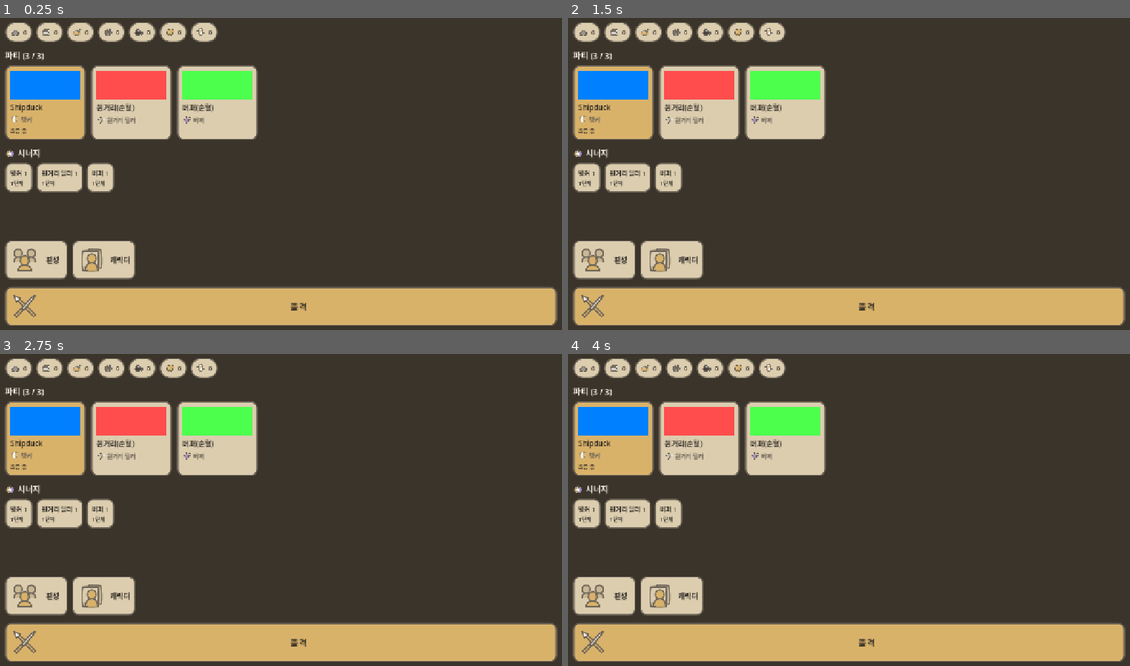
Above: before the commit, frames 1-4 (two rows, left to right).
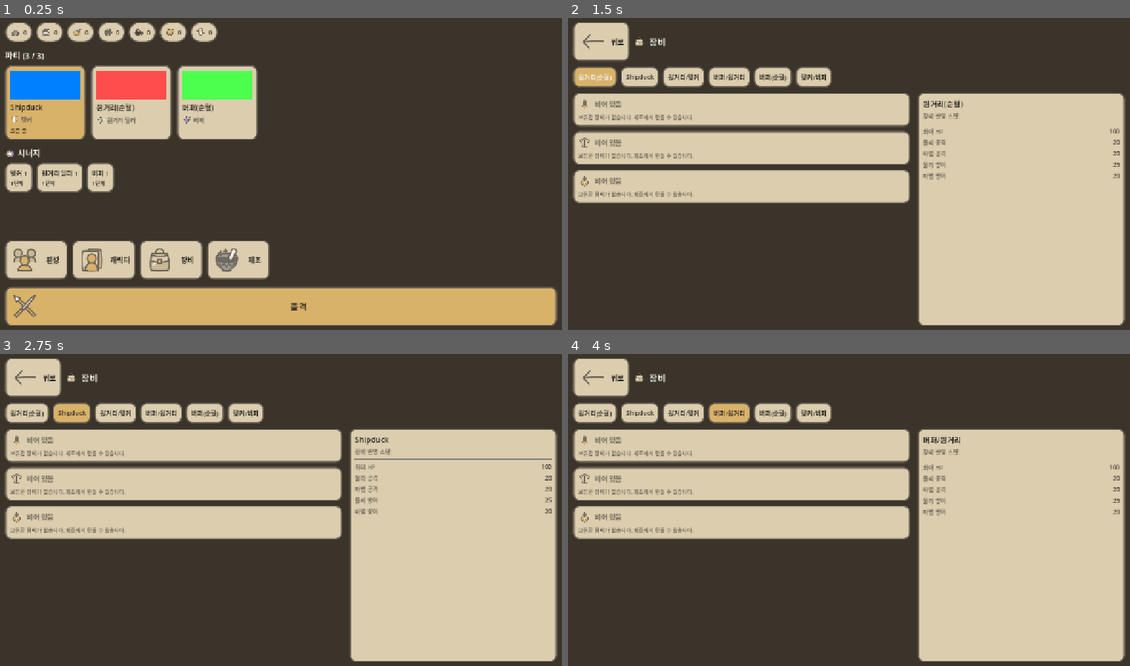
Above: after the commit, the same moments.

Repository: KADSA-OFFICIAL/Group-2
Game: Godot game, scene res://main.tscn
Two runs of this game, one before a commit and one after it. Both use one fixed random seed, a clock stepped at 60 frames per second and the inputs below. The engine's default icon, where the game draws it, is replaced by a stand-in: a white triangle on a blue panel in a dark square.
Inputs (mouse positions are in pixels of both pictures, inside the frame that each line leads up to):
- Up to frame 1 (0.25 s): no input
- Up to frame 2 (1.5 s): click (736, 261) at 0.5 s, where only the run after the commit has a clickable "장비"; click (596, 77) at 1.25 s, where only the run after the commit has a clickable "원거리(순혈)"
- Up to frame 3 (2.75 s): click (73, 413) at 2 s, where only the run after the commit has a clickable "Shipduck"
- Up to frame 4 (4 s): click (686, 413) at 2.75 s, where only the run after the commit has a clickable "원거리/탱커"; click (730, 413) at 3.5 s, where only the run after the commit has a clickable "버퍼/원거리"

The runs differ from the first frame. In frame 1, 2.7% of the frame differs, in the area x 24-48%, y 71-84%; in frame 2, 61%; in frame 3, 61%; in frame 4, 61%, in the area x 0-100%, y 1-99%.

Commit message:
feat(ui): 제조 화면 + 장비 화면 — 제작·착탈을 EquipmentSystem 에 위임
메인화면 메뉴에서 들어간다. 장비 .tres 가 저작되면서 두 화면 모두 실제로 동작한다.

제조 화면 (screens/craft):
- EquipmentDatabase 목록을 나열하고, 각 항목의 craft_cost 를 "보유/필요"로 보여준다.
  모자란 재료만 진하게 표시해 무엇이 부족한지 바로 보이게 했다.
- 제작 가능 여부는 EquipmentSystem.can_craft() 에 묻고, 제작은 craft() 에 시킨다.
  재화 비교와 차감을 화면에서 계산하지 않는다.
- 갱신은 EventBus.equipment_crafted 와 CurrencySystem.currency_changed 로만 한다.
  잔액이 바뀌면 제작 가능 여부도 바뀌므로 목록을 다시 그린다.

장비 화면 (screens/equipment):
- 캐릭터를 고르고 슬롯별로 보유 장비를 착용/해제한다.
- 슬롯 목록은 EquipmentData.Slot 이 출처이고, 착용 상태는 CharacterData.get_equipped()
  로 조회한다. 착탈은 EquipmentSystem.equip()/unequip() 에 위임한다.
- 우측 스텟은 PlayerStats 파생 getter 를 호출만 한다. 장비 보너스를 화면에서 더하지 않으므로
  착용/해제가 곧바로 수치에 반영된다.
- 제조에서 만들고 돌아오면 보유 목록이 달라지므로 equipment_crafted 를 구독한다.

메인화면 메뉴에 "장비"·"제조"를 추가했다. 설정은 화면이 없어 여전히 버튼을 만들지 않는다.

검증: Godot 4.6.3 헤드리스, 21개 체크 전부 통과.
메뉴 4종 노출(설정 없음), 재화 0일 때 제조 버튼 3/3 비활성, 재화 지급 시 즉시 활성화,
제조 시 보유 1·gold 차감·화면 '보유 1' 반영, 장비 화면에서 착용 시 물공 20 -> 26,
화면 스텟에 26 표시, 해제 시 20 원복, 메인 복귀 후 정지 유지.
검증 씬은 확인 후 삭제.

Co-Authored-By: Claude Opus 4.8 <noreply@anthropic.com>

Diff:
--- /dev/null
+++ b/screens/craft/CraftScreen.tscn
@@ -0,0 +1,12 @@
+[gd_scene load_steps=2 format=3]
+
+[ext_resource type="Script" path="res://screens/craft/craft_screen.gd" id="1_craft"]
+
+[node name="CraftScreen" type="Control"]
+layout_mode = 3
+anchors_preset = 15
+anchor_right = 1.0
+anchor_bottom = 1.0
+grow_horizontal = 2
+grow_vertical = 2
+script = ExtResource("1_craft")
--- /dev/null
+++ b/screens/craft/craft_screen.gd
@@ -0,0 +1,298 @@
+extends Control
+
+# 제조 화면 (메타 UI).
+#
+# 책임: 제작 가능한 장비를 나열하고, 제작을 EquipmentSystem 에 위임한다.
+#
+# 데이터 출처 (단일 출처 원칙 — 여기서 재정의하지 않는다):
+#   장비 정의   -> EquipmentDatabase (목록·이름·보너스·제작 비용)
+#   제작/보유   -> EquipmentSystem (can_craft / craft / get_owned_count)
+#   재화        -> CurrencySystem (잔액, 차감은 EquipmentSystem 이 한다)
+#   색          -> UITheme
+#
+# 제작 가능 여부와 재화 차감을 화면에서 계산하지 않는다.
+# can_craft() 로 묻고 craft() 로 시킬 뿐이다.
+#
+# 참고: data/equipment/README.md, SYSTEM_CONVENTIONS.md
+
+const CURRENCY_ICON_PATH := "res://assets/sprites/ui/icons/icon_%s.svg"
+const BACK_ICON := "res://assets/sprites/ui/icons/icon_back.svg"
+const CRAFT_ICON := "res://assets/sprites/ui/icons/icon_craft.svg"
+
+const SLOT_ICON_PATH := {
+	EquipmentData.Slot.WEAPON: "res://assets/sprites/ui/icons/icon_slot_weapon.svg",
+	EquipmentData.Slot.ARMOR: "res://assets/sprites/ui/icons/icon_slot_armor.svg",
+	EquipmentData.Slot.ACCESSORY: "res://assets/sprites/ui/icons/icon_slot_accessory.svg",
+}
+
+var _currency_labels: Dictionary = {}
+var _list_holder: VBoxContainer
+var _toast: Label
+
+
+func _ready() -> void:
+	_build()
+	_refresh_list()
+
+	CurrencySystem.currency_changed.connect(_on_currency_changed)
+	# 제작 성공은 EquipmentSystem 이 EventBus 로 알린다. 화면은 그 신호로만 갱신한다.
+	EventBus.equipment_crafted.connect(_on_equipment_crafted)
+
+
+# ===== 화면 구성 =====
+
+func _build() -> void:
+	add_child(UITheme.make_background())
+
+	var margin := MarginContainer.new()
+	margin.set_anchors_preset(Control.PRESET_FULL_RECT)
+	margin.add_theme_constant_override("margin_left", 24)
+	margin.add_theme_constant_override("margin_right", 24)
+	margin.add_theme_constant_override("margin_top", 20)
+	margin.add_theme_constant_override("margin_bottom", 20)
+	add_child(margin)
+
+	var root := VBoxContainer.new()
+	root.add_theme_constant_override("separation", 12)
+	margin.add_child(root)
+
+	root.add_child(_build_header())
+	root.add_child(_build_currency_bar())
+
+	var scroll := ScrollContainer.new()
+	scroll.size_flags_vertical = Control.SIZE_EXPAND_FILL
+	scroll.size_flags_horizontal = Control.SIZE_EXPAND_FILL
+	root.add_child(scroll)
+
+	_list_holder = VBoxContainer.new()
+	_list_holder.add_theme_constant_override("separation", 10)
+	_list_holder.size_flags_horizontal = Control.SIZE_EXPAND_FILL
+	scroll.add_child(_list_holder)
+
+	_toast = Label.new()
+	_toast.add_theme_font_size_override("font_size", 14)
+	_toast.add_theme_color_override("font_color", UITheme.INK_ON_DARK)
+	_toast.visible = false
+	root.add_child(_toast)
+
+
+func _build_header() -> Control:
+	var row := HBoxContainer.new()
+	row.add_theme_constant_override("separation", 10)
+
+	var back := Button.new()
+	back.text = " 뒤로"
+	back.icon = _texture(BACK_ICON)
+	back.custom_minimum_size = Vector2(0, 40)
+	back.add_theme_stylebox_override("normal", UITheme.panel_box())
+	back.add_theme_stylebox_override("hover", UITheme.panel_box())
+	back.add_theme_stylebox_override("pressed", UITheme.panel_box_deep())
+	back.add_theme_color_override("font_color", UITheme.INK)
+	back.pressed.connect(func(): ScreenManager.pop())
+	row.add_child(back)
+
+	var icon := _icon(CRAFT_ICON, 24)
+	if icon != null:
+		row.add_child(icon)
+
+	var title := Label.new()
+	title.text = "제조"
+	title.add_theme_font_size_override("font_size", 20)
+	title.add_theme_color_override("font_color", UITheme.INK_ON_DARK)
+	title.size_flags_horizontal = Control.SIZE_EXPAND_FILL
+	title.vertical_alignment = VERTICAL_ALIGNMENT_CENTER
+	row.add_child(title)
+	return row
+
+
+# 재화 표시줄. 어떤 재화를 보여줄지 고르지 않고 DEFAULT_CURRENCIES 를 그대로 순회한다.
+func _build_currency_bar() -> Control:
+	var bar := HBoxContainer.new()
+	bar.add_theme_constant_override("separation", 8)
+
+	for currency_type in CurrencySystem.DEFAULT_CURRENCIES:
+		bar.add_child(_make_currency_chip(String(currency_type)))
+
+	var tail := Control.new()
+	tail.size_flags_horizontal = Control.SIZE_EXPAND_FILL
+	bar.add_child(tail)
+	return bar
+
+
+func _make_currency_chip(currency_type: String) -> Control:
+	var chip := PanelContainer.new()
+	chip.add_theme_stylebox_override("panel", UITheme.pill_box())
+
+	var row := HBoxContainer.new()
+	row.add_theme_constant_override("separation", 5)
+	chip.add_child(row)
+
+	var icon := _icon(CURRENCY_ICON_PATH % currency_type, 20)
+	if icon != null:
+		row.add_child(icon)
+
+	var label := _text(str(CurrencySystem.get_balance(currency_type)), 14, UITheme.INK)
+	row.add_child(label)
+	_currency_labels[currency_type] = label
+	return chip
+
+
+# ===== 목록 =====
+
+func _refresh_list() -> void:
+	if not is_instance_valid(_list_holder):
+		return
+	_clear(_list_holder)
+
+	var ids := EquipmentDatabase.get_all_ids()
+	if ids.is_empty():
+		_list_holder.add_child(_text("제작할 수 있는 장비가 없습니다.", 14, UITheme.INK_ON_DARK))
+		return
+
+	for id in ids:
+		_list_holder.add_child(_make_recipe_card(id))
+
+
+func _make_recipe_card(id: StringName) -> Control:
+	var data: EquipmentData = EquipmentDatabase.get_equipment(id)
+	# 제작 가능 여부는 EquipmentSystem 이 판단한다(재화 비교를 여기서 하지 않는다).
+	var craftable := EquipmentSystem.can_craft(id)
+
+	var card := PanelContainer.new()
+	card.add_theme_stylebox_override("panel", UITheme.panel_box())
+	card.size_flags_horizontal = Control.SIZE_EXPAND_FILL
+
+	var row := HBoxContainer.new()
+	row.add_theme_constant_override("separation", 12)
+	card.add_child(row)
+
+	var slot_icon := _icon(SLOT_ICON_PATH.get(data.slot, ""), 40)
+	if slot_icon != null:
+		row.add_child(slot_icon)
+
+	var info := VBoxContainer.new()
+	info.add_theme_constant_override("separation", 3)
+	info.size_flags_horizontal = Control.SIZE_EXPAND_FILL
+	row.add_child(info)
+
+	var title_row := HBoxContainer.new()
+	title_row.add_theme_constant_override("separation", 8)
+	info.add_child(title_row)
+	title_row.add_child(_text(data.display_name, 16, UITheme.INK))
+	title_row.add_child(_text("(%s)" % data.get_slot_name(), 13, UITheme.INK_DIM))
+	title_row.add_child(_text("보유 %d" % EquipmentSystem.get_owned_count(id), 13, UITheme.INK_DIM))
+
+	info.add_child(_text(_bonus_text(data), 13, UITheme.INK_DIM))
+
+	# 비용: 보유/필요를 함께 보여주고, 모자란 재료만 눈에 띄게 한다.
+	var cost_row := HBoxContainer.new()
+	cost_row.add_theme_constant_override("separation", 8)
+	info.add_child(cost_row)
+	if data.craft_cost.is_empty():
+		cost_row.add_child(_text("재료 없음", 13, UITheme.INK_DIM))
+	else:
+		for currency_type in data.craft_cost:
+			cost_row.add_child(_make_cost_chip(String(currency_type), int(data.craft_cost[currency_type])))
+
+	var button := Button.new()
+	button.text = "제조"
+	button.custom_minimum_size = Vector2(96, 44)
+	button.add_theme_font_size_override("font_size", 15)
+	button.add_theme_color_override("font_color", UITheme.INK)
+	button.add_theme_stylebox_override("normal", UITheme.accent_box() if craftable else UITheme.panel_box_deep())
+	button.add_theme_stylebox_override("hover", UITheme.accent_box() if craftable else UITheme.panel_box_deep())
+	button.add_theme_stylebox_override("pressed", UITheme.panel_box_deep())
+	button.disabled = not craftable
+	button.pressed.connect(_on_craft_pressed.bind(id))
+	row.add_child(button)
+	return card
+
+
+func _make_cost_chip(currency_type: String, need: int) -> Control:
+	var have := CurrencySystem.get_balance(currency_type)
+	var enough := have >= need
+
+	var row := HBoxContainer.new()
+	row.add_theme_constant_override("separation", 4)
+
+	var icon := _icon(CURRENCY_ICON_PATH % currency_type, 18)
+	if icon != null:
+		row.add_child(icon)
+
+	# 모자란 재료는 진하게(INK) 두어 눈에 띄게 하고, 충족한 재료는 흐리게 둔다.
+	row.add_child(_text("%d/%d" % [have, need], 13, UITheme.INK_DIM if enough else UITheme.INK))
+	return row
+
+
+# ===== 조작 =====
+
+func _on_craft_pressed(id: StringName) -> void:
+	var data: EquipmentData = EquipmentDatabase.get_equipment(id)
+	# 재화 차감과 보유 추가는 EquipmentSystem 이 한다. 실패해도 화면이 상태를 바꾸지 않는다.
+	if EquipmentSystem.craft(id):
+		_show_toast("%s 제조 완료" % (data.display_name if data else String(id)))
+	else:
+		_show_toast("재료가 부족합니다")
+
+
+func _on_equipment_crafted(_id: StringName) -> void:
+	_refresh_list()
+
+
+func _on_currency_changed(currency_type: String, _amount: int, new_balance: int) -> void:
+	var label: Label = _currency_labels.get(currency_type)
+	if label != null and is_instance_valid(label):
+		label.text = str(new_balance)
+	# 잔액이 바뀌면 제작 가능 여부도 바뀌므로 목록을 다시 그린다.
+	_refresh_list()
+
+
+func _show_toast(message: String) -> void:
+	if not is_instance_valid(_toast):
+		return
+	_toast.text = message
+	_toast.visible = true
+
+
+# ===== 공용 조각 =====
+
+func _bonus_text(data: EquipmentData) -> String:
+	var parts: Array[String] = []
+	if data.physical_attack_bonus != 0: parts.append("물공 +%d" % data.physical_attack_bonus)
+	if data.magic_attack_bonus != 0: parts.append("마공 +%d" % data.magic_attack_bonus)
+	if data.physical_defense_bonus != 0: parts.append("물방 +%d" % data.physical_defense_bonus)
+	if data.magic_defense_bonus != 0: parts.append("마방 +%d" % data.magic_defense_bonus)
+	if data.hp_bonus != 0: parts.append("HP +%d" % data.hp_bonus)
+	return "  ".join(parts) if not parts.is_empty() else "보너스 없음"
+
+
+func _clear(node: Node) -> void:
+	for child in node.get_children():
+		node.remove_child(child)
+		child.queue_free()
+
+
+func _text(value: String, size: int, color: Color) -> Label:
+	var label := Label.new()
+	label.text = value
+	label.add_theme_font_size_override("font_size", size)
+	label.add_theme_color_override("font_color", color)
+	return label
+
+
+func _icon(path: String, size: int) -> TextureRect:
+	var texture := _texture(path)
+	if texture == null:
+		return null
+	var rect := TextureRect.new()
+	rect.texture = texture
+	rect.custom_minimum_size = Vector2(size, size)
+	rect.expand_mode = TextureRect.EXPAND_IGNORE_SIZE
+	rect.stretch_mode = TextureRect.STRETCH_KEEP_ASPECT_CENTERED
+	return rect
+
+
+func _texture(path: String) -> Texture2D:
+	if path.is_empty() or not ResourceLoader.exists(path):
+		return null
+	return load(path) as Texture2D
--- /dev/null
+++ b/screens/equipment/EquipmentScreen.tscn
@@ -0,0 +1,12 @@
+[gd_scene load_steps=2 format=3]
+
+[ext_resource type="Script" path="res://screens/equipment/equipment_screen.gd" id="1_equipment"]
+
+[node name="EquipmentScreen" type="Control"]
+layout_mode = 3
+anchors_preset = 15
+anchor_right = 1.0
+anchor_bottom = 1.0
+grow_horizontal = 2
+grow_vertical = 2
+script = ExtResource("1_equipment")
--- /dev/null
+++ b/screens/equipment/equipment_screen.gd
@@ -0,0 +1,347 @@
+extends Control
+
+# 장비 화면 (메타 UI).
+#
+# 책임: 캐릭터를 고르고, 보유한 장비를 슬롯에 착용/해제한다.
+#
+# 데이터 출처 (단일 출처 원칙 — 여기서 재정의하지 않는다):
+#   로스터     -> CharacterDatabase
+#   장비 정의  -> EquipmentDatabase (슬롯별 목록)
+#   보유·착탈  -> EquipmentSystem (get_owned_ids / equip / unequip)
+#   착용 상태  -> CharacterData.get_equipped()
+#   스텟       -> PlayerStats 파생 getter
+#   색         -> UITheme
+#
+# 착탈의 결과(스텟 반영)는 CharacterData/PlayerStats 가 처리한다.
+# 화면은 보너스를 직접 더하지 않는다.
+#
+# 참고: docs/combat-screen-design.md §10, SYSTEM_CONVENTIONS.md
+
+const BACK_ICON := "res://assets/sprites/ui/icons/icon_back.svg"
+const EQUIPMENT_ICON := "res://assets/sprites/ui/icons/icon_equipment.svg"
+
+const SLOT_ICON_PATH := {
+	EquipmentData.Slot.WEAPON: "res://assets/sprites/ui/icons/icon_slot_weapon.svg",
+	EquipmentData.Slot.ARMOR: "res://assets/sprites/ui/icons/icon_slot_armor.svg",
+	EquipmentData.Slot.ACCESSORY: "res://assets/sprites/ui/icons/icon_slot_accessory.svg",
+}
+
+var _selected_id: StringName = &""
+var _character_row: HBoxContainer
+var _slot_holder: VBoxContainer
+var _stat_holder: VBoxContainer
+var _notice: Label
+
+
+func _ready() -> void:
+	var ids := CharacterDatabase.get_all_ids()
+	if not ids.is_empty():
+		_selected_id = ids[0]
+
+	_build()
+	_refresh()
+
+	# 다른 화면(제조)에서 장비를 만들고 돌아오면 보유 목록이 달라져 있다.
+	EventBus.equipment_crafted.connect(func(_id): _refresh())
+
+
+# ===== 화면 구성 =====
+
+func _build() -> void:
+	add_child(UITheme.make_background())
+
+	var margin := MarginContainer.new()
+	margin.set_anchors_preset(Control.PRESET_FULL_RECT)
+	margin.add_theme_constant_override("margin_left", 24)
+	margin.add_theme_constant_override("margin_right", 24)
+	margin.add_theme_constant_override("margin_top", 20)
+	margin.add_theme_constant_override("margin_bottom", 20)
+	add_child(margin)
+
+	var root := VBoxContainer.new()
+	root.add_theme_constant_override("separation", 12)
+	margin.add_child(root)
+
+	root.add_child(_build_header())
+
+	# 캐릭터 선택 줄
+	_character_row = HBoxContainer.new()
+	_character_row.add_theme_constant_override("separation", 8)
+	root.add_child(_character_row)
+
+	var body := HBoxContainer.new()
+	body.add_theme_constant_override("separation", 16)
+	body.size_flags_vertical = Control.SIZE_EXPAND_FILL
+	root.add_child(body)
+
+	var left := ScrollContainer.new()
+	left.size_flags_horizontal = Control.SIZE_EXPAND_FILL
+	left.size_flags_stretch_ratio = 0.62
+	left.size_flags_vertical = Control.SIZE_EXPAND_FILL
+	body.add_child(left)
+
+	_slot_holder = VBoxContainer.new()
+	_slot_holder.add_theme_constant_override("separation", 10)
+	_slot_holder.size_flags_horizontal = Control.SIZE_EXPAND_FILL
+	left.add_child(_slot_holder)
+
+	var right := PanelContainer.new()
+	right.add_theme_stylebox_override("panel", UITheme.panel_box())
+	right.size_flags_horizontal = Control.SIZE_EXPAND_FILL
+	right.size_flags_stretch_ratio = 0.38
+	body.add_child(right)
+
+	_stat_holder = VBoxContainer.new()
+	_stat_holder.add_theme_constant_override("separation", 5)
+	right.add_child(_stat_holder)
+
+	_notice = Label.new()
+	_notice.add_theme_font_size_override("font_size", 13)
+	_notice.add_theme_color_override("font_color", UITheme.INK_ON_DARK)
+	_notice.visible = false
+	root.add_child(_notice)
+
+
+func _build_header() -> Control:
+	var row := HBoxContainer.new()
+	row.add_theme_constant_override("separation", 10)
+
+	var back := Button.new()
+	back.text = " 뒤로"
+	back.icon = _texture(BACK_ICON)
+	back.custom_minimum_size = Vector2(0, 40)
+	back.add_theme_stylebox_override("normal", UITheme.panel_box())
+	back.add_theme_stylebox_override("hover", UITheme.panel_box())
+	back.add_theme_stylebox_override("pressed", UITheme.panel_box_deep())
+	back.add_theme_color_override("font_color", UITheme.INK)
+	back.pressed.connect(func(): ScreenManager.pop())
+	row.add_child(back)
+
+	var icon := _icon(EQUIPMENT_ICON, 24)
+	if icon != null:
+		row.add_child(icon)
+
+	var title := Label.new()
+	title.text = "장비"
+	title.add_theme_font_size_override("font_size", 20)
+	title.add_theme_color_override("font_color", UITheme.INK_ON_DARK)
+	title.size_flags_horizontal = Control.SIZE_EXPAND_FILL
+	title.vertical_alignment = VERTICAL_ALIGNMENT_CENTER
+	row.add_child(title)
+	return row
+
+
+# ===== 갱신 =====
+
+func _refresh() -> void:
+	_refresh_characters()
+	_refresh_slots()
+	_refresh_stats()
+
+
+func _refresh_characters() -> void:
+	_clear(_character_row)
+	for id in CharacterDatabase.get_all_ids():
+		var character := CharacterDatabase.get_character(id)
+		var button := Button.new()
+		button.text = character.display_name if character else String(id)
+		button.custom_minimum_size = Vector2(0, 38)
+		button.add_theme_font_size_override("font_size", 14)
+		button.add_theme_color_override("font_color", UITheme.INK)
+		var selected: bool = (id == _selected_id)
+		button.add_theme_stylebox_override("normal", UITheme.accent_box() if selected else UITheme.panel_box())
+		button.add_theme_stylebox_override("hover", UITheme.accent_box() if selected else UITheme.panel_box())
+		button.add_theme_stylebox_override("pressed", UITheme.panel_box_deep())
+		button.pressed.connect(_on_character_pressed.bind(id))
+		_character_row.add_child(button)
+
+
+func _refresh_slots() -> void:
+	_clear(_slot_holder)
+	var character := _current_character()
+	if character == null:
+		_slot_holder.add_child(_text("캐릭터가 없습니다.", 14, UITheme.INK_ON_DARK))
+		return
+
+	# 슬롯 목록은 EquipmentData.Slot 이 출처다. 화면에서 정의하지 않는다.
+	for slot in SLOT_ICON_PATH:
+		_slot_holder.add_child(_make_slot_panel(character, slot))
+
+
+func _make_slot_panel(character: CharacterData, slot: int) -> Control:
+	var panel := PanelContainer.new()
+	panel.add_theme_stylebox_override("panel", UITheme.panel_box())
+	panel.size_flags_horizontal = Control.SIZE_EXPAND_FILL
+
+	var box := VBoxContainer.new()
+	box.add_theme_constant_override("separation", 6)
+	panel.add_child(box)
+
+	# 슬롯 머리: 아이콘 + 착용 중인 장비 + 해제 버튼
+	var head := HBoxContainer.new()
+	head.add_theme_constant_override("separation", 8)
+	box.add_child(head)
+
+	var icon := _icon(SLOT_ICON_PATH.get(slot, ""), 28)
+	if icon != null:
+		head.add_child(icon)
+
+	var equipped := character.get_equipped(slot)
+	var head_label := _text(
+		equipped.display_name if equipped != null else "비어 있음",
+		15, UITheme.INK if equipped != null else UITheme.INK_DIM
+	)
+	head_label.size_flags_horizontal = Control.SIZE_EXPAND_FILL
+	head.add_child(head_label)
+
+	if equipped != null:
+		var unequip := Button.new()
+		unequip.text = "해제"
+		unequip.custom_minimum_size = Vector2(72, 34)
+		unequip.add_theme_font_size_override("font_size", 13)
+		unequip.add_theme_color_override("font_color", UITheme.INK)
+		unequip.add_theme_stylebox_override("normal", UITheme.panel_box_deep())
+		unequip.add_theme_stylebox_override("hover", UITheme.panel_box_deep())
+		unequip.pressed.connect(_on_unequip_pressed.bind(slot))
+		head.add_child(unequip)
+
+	# 이 슬롯에 넣을 수 있는 보유 장비 목록.
+	var owned := _owned_ids_for_slot(slot)
+	if owned.is_empty():
+		box.add_child(_text("보유한 장비가 없습니다. 제조에서 만들 수 있습니다.", 12, UITheme.INK_DIM))
+		return panel
+
+	var list := HBoxContainer.new()
+	list.add_theme_constant_override("separation", 6)
+	box.add_child(list)
+
+	for id in owned:
+		var data: EquipmentData = EquipmentDatabase.get_equipment(id)
+		var is_on: bool = equipped != null and equipped.equipment_id == id
+
+		var button := Button.new()
+		button.text = "%s x%d" % [data.display_name, EquipmentSystem.get_owned_count(id)]
+		button.custom_minimum_size = Vector2(0, 34)
+		button.add_theme_font_size_override("font_size", 13)
+		button.add_theme_color_override("font_color", UITheme.INK)
+		button.add_theme_stylebox_override("normal", UITheme.accent_box() if is_on else UITheme.panel_box_deep())
+		button.add_theme_stylebox_override("hover", UITheme.accent_box() if is_on else UITheme.panel_box_deep())
+		button.disabled = is_on
+		button.pressed.connect(_on_equip_pressed.bind(id))
+		list.add_child(button)
+
+	return panel
+
+
+# 보유 중이면서 해당 슬롯인 장비 id 목록.
+func _owned_ids_for_slot(slot: int) -> Array:
+	var out: Array = []
+	for id in EquipmentSystem.get_owned_ids():
+		var data: EquipmentData = EquipmentDatabase.get_equipment(id)
+		if data != null and data.slot == slot:
+			out.append(id)
+	return out
+
+
+func _refresh_stats() -> void:
+	_clear(_stat_holder)
+	var character := _current_character()
+	if character == null:
+		return
+
+	_stat_holder.add_child(_text(character.display_name, 17, UITheme.INK))
+	_stat_holder.add_child(_text("장비 반영 스텟", 13, UITheme.INK_DIM))
+	_stat_holder.add_child(HSeparator.new())
+
+	# 파생값은 PlayerStats 가 계산한다. 장비 보너스를 화면에서 더하지 않는다.
+	var stats := character.get_stats()
+	_add_stat("최대 HP", stats.get_max_hp())
+	_add_stat("물리 공격", stats.get_physical_attack())
+	_add_stat("마법 공격", stats.get_magic_attack())
+	_add_stat("물리 방어", stats.get_physical_defense())
+	_add_stat("마법 방어", stats.get_magic_defense())
+
+
+func _add_stat(label_text: String, value: int) -> void:
+	var row := HBoxContainer.new()
+	row.add_theme_constant_override("separation", 8)
+	var label := _text(label_text, 13, UITheme.INK_DIM)
+	label.size_flags_horizontal = Control.SIZE_EXPAND_FILL
+	row.add_child(label)
+	row.add_child(_text(str(value), 13, UITheme.INK))
+	_stat_holder.add_child(row)
+
+
+# ===== 조작 =====
+
+func _on_character_pressed(id: StringName) -> void:
+	if id == _selected_id:
+		return
+	_selected_id = id
+	_refresh()
+
+
+# 착탈은 EquipmentSystem 이 한다(보유 검사 포함). 화면은 결과만 다시 그린다.
+func _on_equip_pressed(id: StringName) -> void:
+	var character := _current_character()
+	if character == null:
+		return
+	if EquipmentSystem.equip(character, id):
+		_show_notice("착용했습니다")
+	else:
+		_show_notice("착용할 수 없습니다")
+	_refresh()
+
+
+func _on_unequip_pressed(slot: int) -> void:
+	var character := _current_character()
+	if character == null:
+		return
+	EquipmentSystem.unequip(character, slot)
+	_show_notice("해제했습니다")
+	_refresh()
+
+
+func _show_notice(message: String) -> void:
+	if not is_instance_valid(_notice):
+		return
+	_notice.text = message
+	_notice.visible = true
+
+
+# ===== 공용 조각 =====
+
+func _current_character() -> CharacterData:
+	return CharacterDatabase.get_character(_selected_id) if _selected_id != &"" else null
+
+
+func _clear(node: Node) -> void:
+	for child in node.get_children():
+		node.remove_child(child)
+		child.queue_free()
+
+
+func _text(value: String, size: int, color: Color) -> Label:
+	var label := Label.new()
+	label.text = value
+	label.add_theme_font_size_override("font_size", size)
+	label.add_theme_color_override("font_color", color)
+	return label
+
+
+func _icon(path: String, size: int) -> TextureRect:
+	var texture := _texture(path)
+	if texture == null:
+		return null
+	var rect := TextureRect.new()
+	rect.texture = texture
+	rect.custom_minimum_size = Vector2(size, size)
+	rect.expand_mode = TextureRect.EXPAND_IGNORE_SIZE
+	rect.stretch_mode = TextureRect.STRETCH_KEEP_ASPECT_CENTERED
+	return rect
+
+
+func _texture(path: String) -> Texture2D:
+	if path.is_empty() or not ResourceLoader.exists(path):
+		return null
+	return load(path) as Texture2D
--- a/screens/main/main_screen.gd
+++ b/screens/main/main_screen.gd
@@ -30,11 +30,15 @@
 const SYNERGY_ICON := "res://assets/sprites/ui/icons/icon_synergy.svg"
 const FORMATION_ICON := "res://assets/sprites/ui/icons/icon_formation.svg"
 const CHARACTERS_ICON := "res://assets/sprites/ui/icons/icon_characters.svg"
+const EQUIPMENT_ICON := "res://assets/sprites/ui/icons/icon_equipment.svg"
+const CRAFT_ICON := "res://assets/sprites/ui/icons/icon_craft.svg"
 
 # 화면이 실제로 있는 메뉴만 둔다.
-# 장비/제조/설정은 화면이 아직 없어 버튼을 만들지 않는다(누를 곳 없는 버튼을 만들지 않는다).
+# 설정은 화면이 아직 없어 버튼을 만들지 않는다(누를 곳 없는 버튼을 만들지 않는다).
 const FORMATION_SCREEN := preload("res://screens/formation/FormationScreen.tscn")
 const CHARACTERS_SCREEN := preload("res://screens/characters/CharactersScreen.tscn")
+const EQUIPMENT_SCREEN := preload("res://screens/equipment/EquipmentScreen.tscn")
+const CRAFT_SCREEN := preload("res://screens/craft/CraftScreen.tscn")
 
 # 재화 칩 라벨. 재화 키 -> Label. 잔액이 바뀔 때 이 라벨만 갱신한다.
 var _currency_labels: Dictionary = {}
@@ -287,6 +291,8 @@
 
 	row.add_child(_make_menu_button("편성", FORMATION_ICON, FORMATION_SCREEN))
 	row.add_child(_make_menu_button("캐릭터", CHARACTERS_ICON, CHARACTERS_SCREEN))
+	row.add_child(_make_menu_button("장비", EQUIPMENT_ICON, EQUIPMENT_SCREEN))
+	row.add_child(_make_menu_button("제조", CRAFT_ICON, CRAFT_SCREEN))
 
 	var tail := Control.new()
 	tail.size_flags_horizontal = Control.SIZE_EXPAND_FILL
Not shown, added: screens/craft/craft_screen.gd.uid
Not shown, added: screens/equipment/equipment_screen.gd.uid
